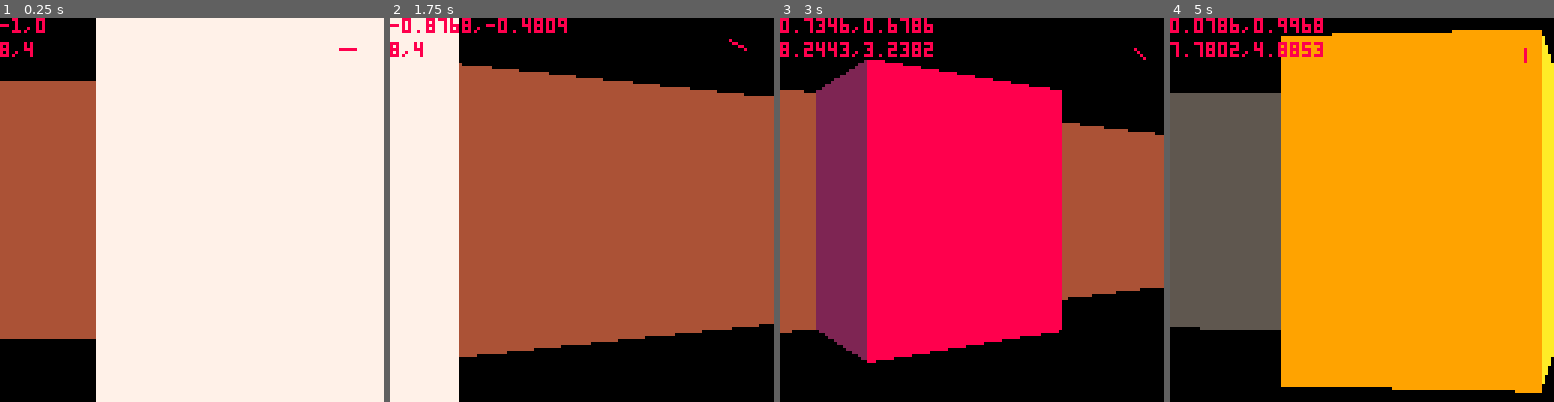
Above: before the commit, frames 1-4 (left to right).
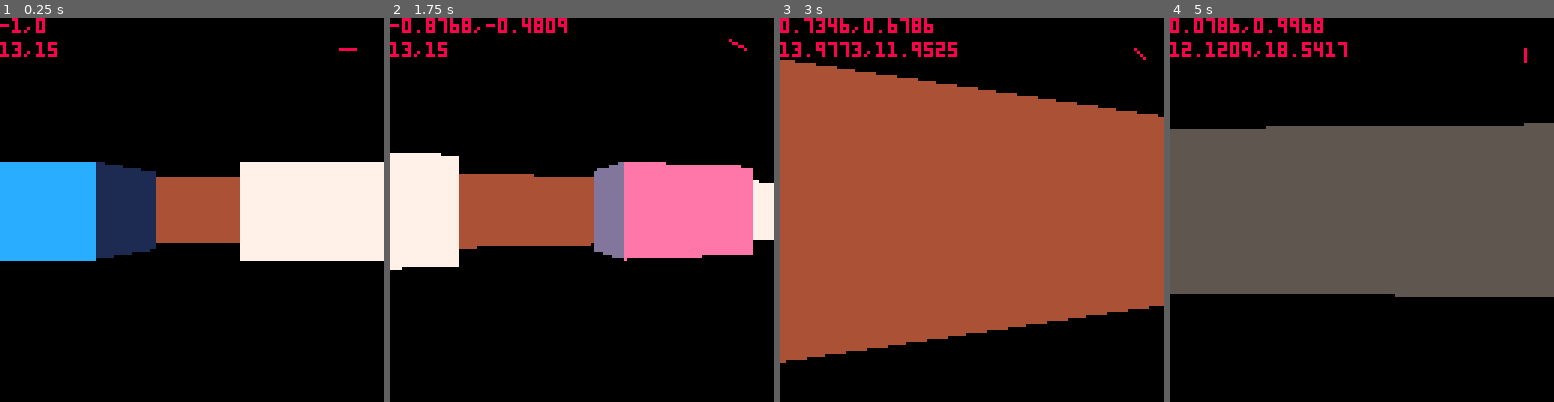
Above: after the commit, the same moments.

Repository: Archenoth/raycast.p8
Game: PICO-8 cartridge raycast.p8
Two runs of this game, one before a commit and one after it. Both use one fixed random seed, a clock stepped at 60 frames per second and the inputs below.
Inputs:
- Up to frame 1 (0.25 s): no input
- Up to frame 2 (1.75 s): hold Right from 1.6 s (still down)
- Up to frame 3 (3 s): release Right at 2.1 s; hold Up 2.15-2.42 s; hold Right from 2.47 s (still down)
- Up to frame 4 (5 s): release Right at 3.03 s; hold Left 3.08-3.58 s; hold Down 3.63-3.97 s; hold Right 4.02-4.68 s; hold Up from 4.73 s (still down)

The runs differ from the first frame. In frame 1, 82% of the frame differs, in the area x 0-100%, y 0-100%; in frame 2, 61%; in frame 3, 51%; in frame 4, 71%.

Commit message:
Added collision detection, and cleaned things up a lot

Diff:
--- a/raycast.p8
+++ b/raycast.p8
@@ -1,54 +1,89 @@
 pico-8 cartridge // http://www.pico-8.com
 version 16
 __lua__
+
+-- how fast the player moves
+speed = 0.4
+
+-- the player, containing map coordinates, a vector for their
+-- direction and camera plane representing the player's screen
+player = {
+ x = 8,
+ y = 4,
+ direction = {-1,0},
+ camera = {0, .66}
+}
+
 function _init()
- player = {
-  x = 8,
-  y = 4,
-  direction = {-1,0},
-  camera = {0, .66}
- }
-end
-
+ -- find player and assign correct coordinates
+ for x=0,128 do
+  for y=0,64 do
+   if mget(x, y) == 1 then
+    player.x = x
+    player.y = y
+   end
+  end
+ end
+end
+
+-- adds two vectors together
 function vec_add(vec1, vec2)
- v1x, v1y = vec1[1], vec1[2]
- v2x, v2y = vec2[1], vec2[2]
+ local v1x, v1y = vec1[1], vec1[2]
+ local v2x, v2y = vec2[1], vec2[2]
+
  return v1x + v2x, v1y + v2y
 end
 
+-- multiplies two vectors together
 function vec_mul(vec1, vec2)
- v1x, v1y = vec1[1], vec1[2]
- v2x, v2y = vec2[1], vec2[2]
+ local v1x, v1y = vec1[1], vec1[2]
+ local v2x, v2y = vec2[1], vec2[2]
+
  return v1x * v2x, v1y * v2y
 end
 
+-- multiplies a vector by a single number
 function vec_mul_scalar(vec, scalar)
- vx, vy = vec[1], vec[2]
- return vx * scalar, vy * scalar
-end
-
+ return vec[1] * scalar, vec[2] * scalar
+end
+
+-- rotates a vector by the passed in angle
 function vec_rotate(vec, angle)
- vx, vy = vec[1], vec[2]
- return vx * cos(angle) - vy * sin(angle), vx * sin(angle) + vy * cos(angle)
-end
-
+ local vx, vy = vec[1], vec[2]
+
+ return vx * cos(angle) - vy * sin(angle),
+        vx * sin(angle) + vy * cos(angle)
+end
+
+-- returns the vector for the camera-plane, a 2d plane that represents
+-- the player's field of view (or monitor)
 function get_camera_vec(x, player)
- camera_x = 2 * x / 127
+ local camera_x = 2 * x / 127
+
  return player.direction[1] + player.camera[1] * camera_x,
         player.direction[2] + player.camera[2] * camera_x
 end
 
+-- returns a vector for the ray that represents the player looking at
+-- a particular x coordinate on the screen, so 1 is the leftmost
+-- pixel, and 128 is the rightmost
 function get_ray_vec(x, player)
- camera = {get_camera_vec(x, player)}
+ local camera = {get_camera_vec(x, player)}
+
  -- how far down the correct side of the camera vector
  return vec_add(player.direction, camera)
 end
 
+-- measures the distance to the next wall according to the passed in
+-- vector and the player table
+--
+-- returns the distance, the tile number hit, and 1 for the y-side,
+-- and 0 for the x-side of a wall
 function get_next_wall(player, ray_vec)
- ray_x, ray_y = ray_vec[1], ray_vec[2]
- delta_x = abs(1 / ray_x)
- delta_y = abs(1 / ray_y)
- map_x, map_y = flr(player.x), flr(player.y)
+ local ray_x, ray_y = ray_vec[1], ray_vec[2]
+ local delta_x = abs(1 / ray_x)
+ local delta_y = abs(1 / ray_y)
+ local map_x, map_y = flr(player.x), flr(player.y)
 
  -- x component
  if ray_x > 0 then
@@ -68,7 +103,7 @@
   dist_y = (player.y - map_y) * delta_y
  end
 
- tile = 0
+ local tile = 0 -- default empty tile
 
  -- get the distance
  while tile <= 1 do
@@ -94,11 +129,15 @@
  return dist, tile, side
 end
 
+-- casts a ray for an x coordinate on your screen (1-128) that
+-- measures how far the wall behind that pixel column is, and then
+-- draws a line that is shorter if the wall is farther away, or taller
+-- if it's closer
 function cast_ray(x, player)
- distance, tile, side = get_next_wall(player, {get_ray_vec(x, player)})
- height = flr(128 / distance)
- l_start = max(-height / 2 + 64, 0)
- l_end = height / 2 + 64
+ local distance, tile, side = get_next_wall(player, {get_ray_vec(x, player)})
+ local height = flr(128 / distance)
+ local l_start = max(-height / 2 + 64, 0)
+ local l_end = height / 2 + 64
 
  if l_end >= 128 then
   l_end = 127
@@ -108,6 +147,8 @@
  line(128-x, l_start, 128-x, l_end, get_color(tile, side))
 end
 
+-- converts a map tile number to their respective colors, with one
+-- side beinh darker than the other for a fake shading effect
 function get_color(tile, side)
  if side == 0 then
   return ({0,8,11,4,7,10,12,14})[tile]
@@ -118,16 +159,21 @@
 
 function _draw()
  cls()
+
  for x=0,128 do
   cast_ray(x, player)
  end
+
+ -- coordinates and angle vector
  print(player.direction[1]..","..player.direction[2], 0, 0, 8)
  print(player.x..","..player.y, 0, 8, 8)
 
+ -- compass, which is literally just the player direction vector
  line(118, 10, 118 + player.direction[1] * 5, 10 + player.direction[2] * 5)
 end
 
 function _update()
+ -- player turning
  if(btn(0)) then -- left
   player.direction = {vec_rotate(player.direction, .02)}
   player.camera = {vec_rotate(player.camera, .02)}
@@ -136,12 +182,24 @@
   player.direction = {vec_rotate(player.direction, -.02)}
   player.camera = {vec_rotate(player.camera, -.02)}
  end
+
+ -- player movement
+ local x = player.x
+ local y = player.y
+
+ -- apply player vectors and check collision
  if(btn(2)) then -- up
-  player.x += .1 * player.direction[1]
-  player.y += .1 * player.direction[2]
+  x += speed * player.direction[1]
+  y += speed * player.direction[2]
  elseif(btn(3)) then -- down
-  player.x -= .1 * player.direction[1]
-  player.y -= .1 * player.direction[2]
+  x += -speed * player.direction[1]
+  y += -speed * player.direction[2]
+ end
+
+ -- don't let players run into walls
+ if(mget(x, y) < 2) then
+  player.x = x
+  player.y = y
  end
 end
 __gfx__
@@ -295,9 +353,24 @@
 0000000004040404040404040400000000000000000000000000000000000000000000000000000000000000000000000000000000000000000000000000000000000000000000000000000000000000000000000000000000000000000000000000000000000000000000000000000000000000000000000000000000000000
 0000000004040000030000040400000000000000000000000000000000000000000000000000000000000000000000000000000000000000000000000000000000000000000000000000000000000000000000000000000000000000000000000000000000000000000000000000000000000000000000000000000000000000
 0000000004000000000000000400000000000000000000000000000000000000000000000000000000000000000000000000000000000000000000000000000000000000000000000000000000000000000000000000000000000000000000000000000000000000000000000000000000000000000000000000000000000000
-0000000004000000000000000400000000000000000000000000000000000000000000000000000000000000000000000000000000000000000000000000000000000000000000000000000000000000000000000000000000000000000000000000000000000000000000000000000000000000000000000000000000000000
-0000000004050000010000020400000000000000000000000000000000000000000000000000000000000000000000000000000000000000000000000000000000000000000000000000000000000000000000000000000000000000000000000000000000000000000000000000000000000000000000000000000000000000
-0000000004000000000000000400000000000000000000000000000000000000000000000000000000000000000000000000000000000000000000000000000000000000000000000000000000000000000000000000000000000000000000000000000000000000000000000000000000000000000000000000000000000000
-0000000004000000000000000400000000000000000000000000000000000000000000000000000000000000000000000000000000000000000000000000000000000000000000000000000000000000000000000000000000000000000000000000000000000000000000000000000000000000000000000000000000000000
-0000000004040000060000040400000000000000000000000000000000000000000000000000000000000000000000000000000000000000000000000000000000000000000000000000000000000000000000000000000000000000000000000000000000000000000000000000000000000000000000000000000000000000
-0000000004040404040404040400000000000000000000000000000000000000000000000000000000000000000000000000000000000000000000000000000000000000000000000000000000000000000000000000000000000000000000000000000000000000000000000000000000000000000000000000000000000000
+0405040502000000000000000400000000000000000000000000000000000000000000000000000000000000000000000000000000000000000000000000000000000000000000000000000000000000000000000000000000000000000000000000000000000000000000000000000000000000000000000000000000000000
+0500000000000000000000080400000000000000000000000000000000000000000000000000000000000000000000000000000000000000000000000000000000000000000000000000000000000000000000000000000000000000000000000000000000000000000000000000000000000000000000000000000000000000
+0400000000000000000000000400000000000000000000000000000000000000000000000000000000000000000000000000000000000000000000000000000000000000000000000000000000000000000000000000000000000000000000000000000000000000000000000000000000000000000000000000000000000000
+0500000402000000000000000400000000000000000000000000000000000000000000000000000000000000000000000000000000000000000000000000000000000000000000000000000000000000000000000000000000000000000000000000000000000000000000000000000000000000000000000000000000000000
+0400000504040000060000040400000000000000000000000000000000000000000000000000000000000000000000000000000000000000000000000000000000000000000000000000000000000000000000000000000000000000000000000000000000000000000000000000000000000000000000000000000000000000
+0500000404040404040404040404040404040000000000000000000000000000000000000000000000000000000000000000000000000000000000000000000000000000000000000000000000000000000000000000000000000000000000000000000000000000000000000000000000000000000000000000000000000000
+0400000000000000000000000000000000040000000000000000000000000000000000000000000000000000000000000000000000000000000000000000000000000000000000000000000000000000000000000000000000000000000000000000000000000000000000000000000000000000000000000000000000000000
+0400000000000000000000000000000000040000000000000000000000000000000000000000000000000000000000000000000000000000000000000000000000000000000000000000000000000000000000000000000000000000000000000000000000000000000000000000000000000000000000000000000000000000
+0400000808000000000000000000000000040000000000000000000000000000000000000000000000000000000000000000000000000000000000000000000000000000000000000000000000000000000000000000000000000000000000000000000000000000000000000000000000000000000000000000000000000000
+0400000808000000000000000000000000040000000000000000000000000000000000000000000000000000000000000000000000000000000000000000000000000000000000000000000000000000000000000000000000000000000000000000000000000000000000000000000000000000000000000000000000000000
+0400000000000000000000000000000000040000000000000000000000000000000000000000000000000000000000000000000000000000000000000000000000000000000000000000000000000000000000000000000000000000000000000000000000000000000000000000000000000000000000000000000000000000
+0400000000000000000000000000000000040000000000000000000000000000000000000000000000000000000000000000000000000000000000000000000000000000000000000000000000000000000000000000000000000000000000000000000000000000000000000000000000000000000000000000000000000000
+0400000505000000000000000001000000040000000000000000000000000000000000000000000000000000000000000000000000000000000000000000000000000000000000000000000000000000000000000000000000000000000000000000000000000000000000000000000000000000000000000000000000000000
+0400000505000000000000000000000000040000000000000000000000000000000000000000000000000000000000000000000000000000000000000000000000000000000000000000000000000000000000000000000000000000000000000000000000000000000000000000000000000000000000000000000000000000
+0400000000000000000000000000000000040000000000000000000000000000000000000000000000000000000000000000000000000000000000000000000000000000000000000000000000000000000000000000000000000000000000000000000000000000000000000000000000000000000000000000000000000000
+0400000000000000000000000000000000040000000000000000000000000000000000000000000000000000000000000000000000000000000000000000000000000000000000000000000000000000000000000000000000000000000000000000000000000000000000000000000000000000000000000000000000000000
+0400000707000000000000000000000000040000000000000000000000000000000000000000000000000000000000000000000000000000000000000000000000000000000000000000000000000000000000000000000000000000000000000000000000000000000000000000000000000000000000000000000000000000
+0400000707000000000000000000000000040000000000000000000000000000000000000000000000000000000000000000000000000000000000000000000000000000000000000000000000000000000000000000000000000000000000000000000000000000000000000000000000000000000000000000000000000000
+0400000000000000000000000000000000040000000000000000000000000000000000000000000000000000000000000000000000000000000000000000000000000000000000000000000000000000000000000000000000000000000000000000000000000000000000000000000000000000000000000000000000000000
+0400000000000000000000000000000000040000000000000000000000000000000000000000000000000000000000000000000000000000000000000000000000000000000000000000000000000000000000000000000000000000000000000000000000000000000000000000000000000000000000000000000000000000
+0404040404040404040404040404040404040000000000000000000000000000000000000000000000000000000000000000000000000000000000000000000000000000000000000000000000000000000000000000000000000000000000000000000000000000000000000000000000000000000000000000000000000000
